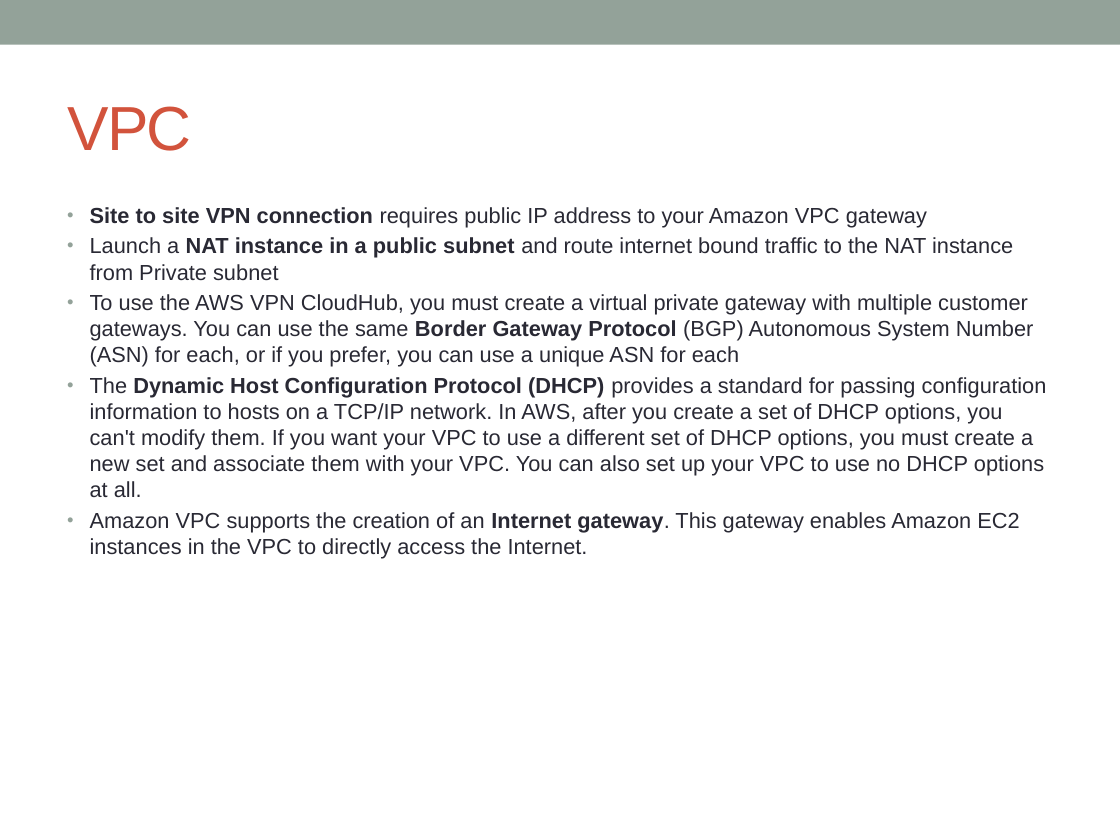
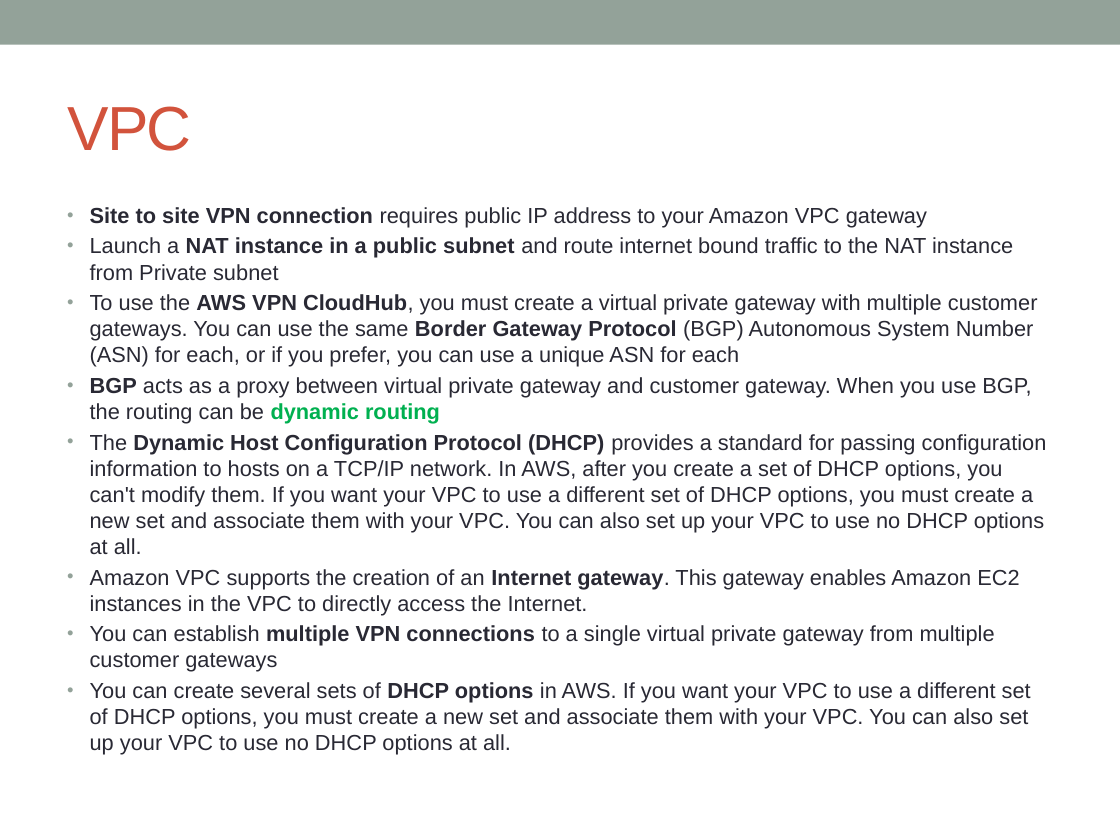
Before and after one commit to notionquest/ProjectDocumentation, a slide deck: slide 4 of AWS_Solution_Architect.pptx (slide 3 before the commit). Drawn at 1120x840 pixels with LibreOffice and Linux fonts; fonts in the diff are those of the drawing. Boxes give left, top, right and bottom in pixels: in the first picture for what was removed or moved away, otherwise in the second. Text is boxed around its words. In the diff, an @@ line names an element or a change of style, - is before the commit and + after.

```diff
--- a/AWS_Solution_Architect.pptx
+++ b/AWS_Solution_Architect.pptx
@@ text at (90, 294, 1038, 367): bold on in "AWS VPN CloudHub," @@
@@ text at (90, 377, 1031, 424): paragraph added @@
+• BGP acts as a proxy between virtual private gateway and customer gateway. When you use BGP, the routing can be dynamic routing
@@ text at (90, 625, 1031, 755): paragraphs added @@
+• You can establish multiple VPN connections to a single virtual private gateway from multiple customer gateways
+• You can create several sets of DHCP options in AWS. If you want your VPC to use a different set of DHCP options, you must create a new set and associate them with your VPC. You can also set up your VPC to use no DHCP options at all.
```
Also in this commit, not shown: 9 other slides changed, 19 slides added.
